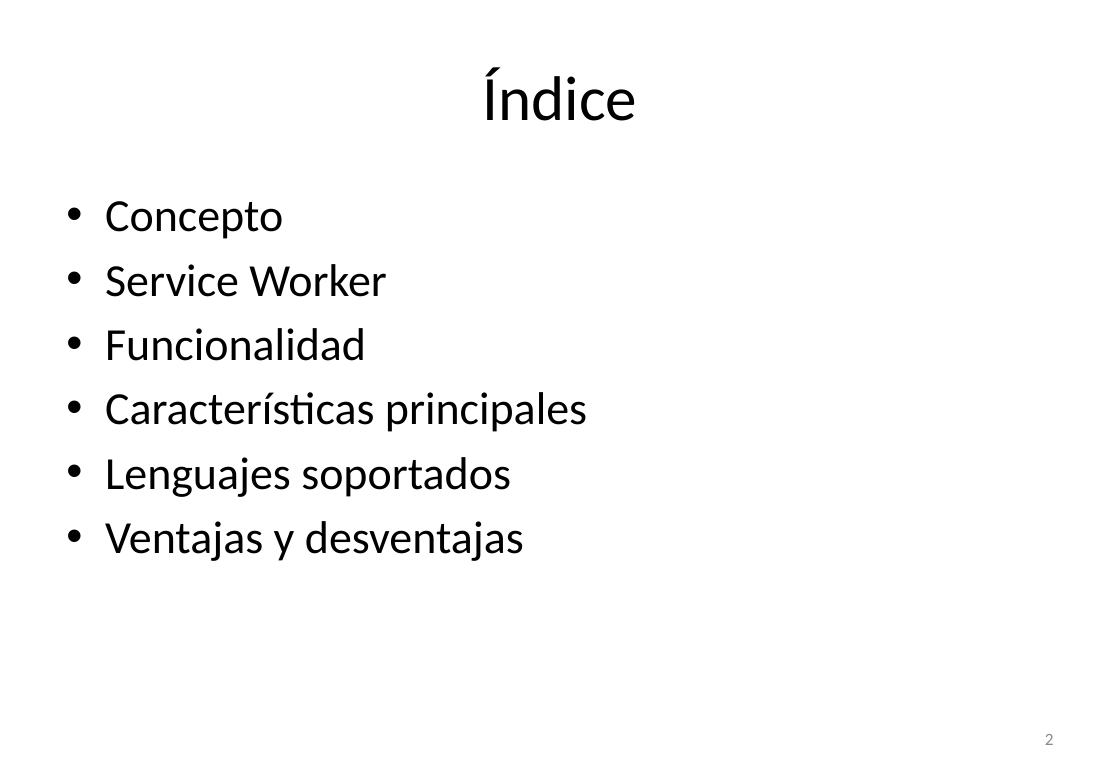
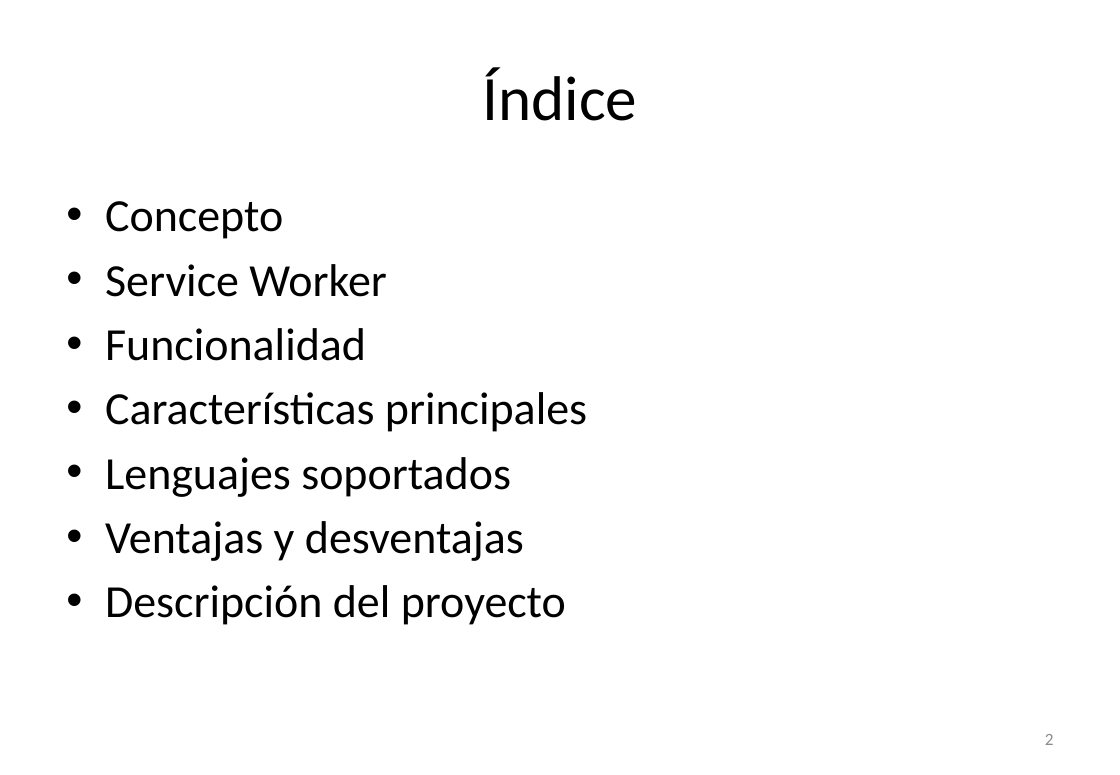
Before and after one commit to eborras14/eborras14.github.io, a slide deck: slide 2 of Documentación/Presentacion_PWA_EduardBorrasRuiz.pptx. Drawn at 1120x775 pixels with LibreOffice and Linux fonts; fonts in the diff are those of the drawing; background and template pictures are left out. Boxes give left, top, right and bottom in pixels: in the first picture for what was removed or moved away, otherwise in the second. Text is boxed around its words. In the diff, an @@ line names an element or a change of style, - is before the commit and + after.

```diff
--- a/Documentación/Presentacion_PWA_EduardBorrasRuiz.pptx
+++ b/Documentación/Presentacion_PWA_EduardBorrasRuiz.pptx
@@ text at box(105, 585, 566, 625): paragraph added @@
+• Descripción del proyecto
```
Also in this commit, not shown: 2 other slides changed, 1 slide added, 1 slide removed, 1 other file.
